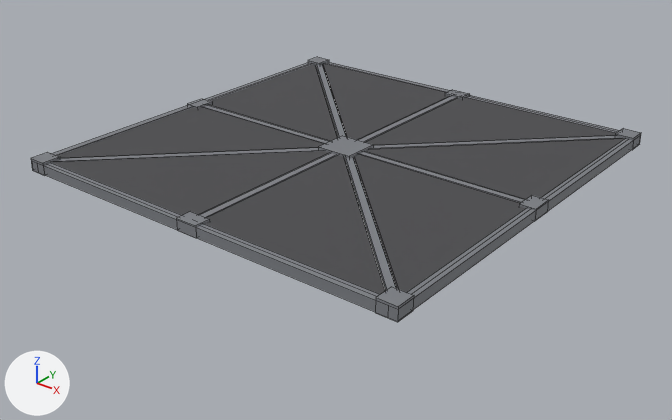
The OBJ model assets/models/equipment/cobretty_er5_reactor/LOD2/reactor_cooling_pad.obj as it was, and as the next commit left it.
One viewpoint serves both versions: a 50 mm lens placed at (13.56, -17.35, 12.15), pointed at (0.1, -0.53, 1.72). The axes (+X, +Y, +Z) are drawn at lower left. The lights are the same throughout. The first picture is the older version. Mesh edges are drawn as thin lines. Where no turn or scale is listed for an object, it has been applied to the vertices. Vertices at exactly the same position are counted once.

Names of what the first picture shows: 'reactor_cooling_pad'.
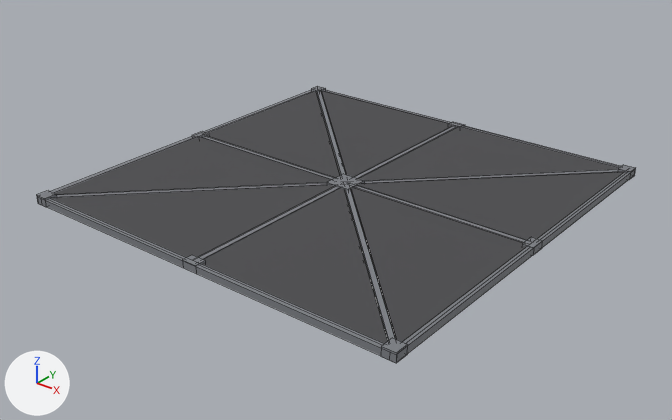
What differs and where, as boxes [x1, y1, x2, y2] in the pictures (672 x 420 px; the box of a moved part takes in the faces that stretch with it):
'reactor_cooling_pad', reshaped
    before: [31, 57, 641, 322]
    after: [36, 86, 636, 363]
part 1 of me_reactor_cooling_pad, moved or reshaped
    before: [318, 136, 374, 160]
    after: [327, 174, 365, 191]
part 2 of me_reactor_cooling_pad, moved or reshaped
    before: [375, 287, 414, 322]
    after: [381, 338, 408, 363]
part 3 of me_reactor_cooling_pad, moved or reshaped
    before: [31, 152, 60, 175]
    after: [36, 191, 57, 207]
part 4 of me_reactor_cooling_pad, moved or reshaped
    before: [308, 57, 329, 69]
    after: [311, 86, 326, 94]
part 5 of me_reactor_cooling_pad, moved or reshaped
    before: [615, 129, 641, 150]
    after: [618, 165, 636, 180]
part 6 of me_reactor_cooling_pad, moved or reshaped
    before: [519, 195, 549, 221]
    after: [522, 237, 543, 255]
part 7 of me_reactor_cooling_pad, moved or reshaped
    before: [187, 99, 213, 109]
    after: [192, 131, 209, 139]
part 8 of me_reactor_cooling_pad, moved or reshaped
    before: [176, 211, 210, 238]
    after: [182, 255, 206, 274]
part 9 of me_reactor_cooling_pad, moved or reshaped
    before: [445, 90, 470, 99]
    after: [448, 122, 465, 128]
part 10 of me_reactor_cooling_pad, moved or reshaped
    before: [354, 154, 526, 292]
    after: [351, 188, 526, 342]
part 11 of me_reactor_cooling_pad, moved or reshaped
    before: [205, 155, 385, 294]
    after: [203, 188, 387, 344]
part 12 of me_reactor_cooling_pad, moved or reshaped
    before: [59, 107, 323, 158]
    after: [55, 138, 330, 195]
part 13 of me_reactor_cooling_pad, moved or reshaped
    before: [53, 151, 329, 215]
    after: [51, 185, 335, 257]
part 14 of me_reactor_cooling_pad, moved or reshaped
    before: [209, 64, 338, 141]
    after: [207, 91, 340, 178]
part 15 of me_reactor_cooling_pad, moved or reshaped
    before: [323, 64, 450, 140]
    after: [322, 91, 451, 177]
part 16 of me_reactor_cooling_pad, moved or reshaped
    before: [365, 138, 624, 199]
    after: [359, 172, 624, 240]
part 17 of me_reactor_cooling_pad, moved or reshaped
    before: [366, 97, 616, 145]
    after: [359, 127, 618, 181]
part 18 of me_reactor_cooling_pad, moved or reshaped
    before: [44, 62, 633, 312]
    after: [45, 90, 630, 356]

The change, as a list of edits to the scene's bpy script:
```text
Change me_reactor_cooling_pad:
    remove me_reactor_cooling_pad.from_pydata(...)  # 184 vertices, 148 faces; spans x -5.51..5.51, y -5.51..5.51, z 2.99..3.32
    add me_reactor_cooling_pad.from_pydata(...)  # 184 vertices, 148 faces; spans x -5.51..5.51, y -5.51..5.51, z 2.09..2.32
    me_reactor_cooling_pad part 1: the loose piece of 8 vertices spanning x -0.5..0.5, y -0.5..0.5, z 3.0..3.3 is scaled about the mesh origin by 0.7
    me_reactor_cooling_pad part 2: the loose piece of 8 vertices spanning x 5.01..5.51, y -5.51..-5.01, z 2.99..3.32 is scaled about its middle by 0.7, then moved by (0.07, -0.07, -0.95)
    me_reactor_cooling_pad part 3: the loose piece of 8 vertices spanning x -5.51..-5.01, y -5.51..-5.01, z 2.99..3.32 is scaled about its middle by 0.7, then moved by (-0.07, -0.07, -0.95)
    me_reactor_cooling_pad part 4: the loose piece of 8 vertices spanning x -5.51..-5.01, y 5.01..5.51, z 2.99..3.32 is scaled about its middle by 0.7, then moved by (-0.07, 0.07, -0.95)
    me_reactor_cooling_pad part 5: the loose piece of 8 vertices spanning x 5.01..5.51, y 5.01..5.51, z 2.99..3.32 is scaled about its middle by 0.7, then moved by (0.07, 0.07, -0.95)
    me_reactor_cooling_pad part 6: the loose piece of 8 vertices spanning x 5.09..5.51, y -0.3..0.3, z 3.0..3.29 is scaled about its middle by 0.7, then moved by (0.06, 0.0, -0.94)
    me_reactor_cooling_pad part 7: the loose piece of 8 vertices spanning x -5.51..-5.09, y -0.3..0.3, z 3.0..3.29 is scaled about its middle by 0.7, then moved by (-0.06, 0.0, -0.94)
    me_reactor_cooling_pad part 8: the loose piece of 8 vertices spanning x -0.3..0.3, y -5.51..-5.09, z 3.0..3.29 is scaled about its middle by 0.7, then moved by (0.0, -0.06, -0.94)
    me_reactor_cooling_pad part 9: the loose piece of 8 vertices spanning x -0.3..0.3, y 5.09..5.51, z 3.0..3.29 is scaled about its middle by 0.7, then moved by (0.0, 0.06, -0.94)
    me_reactor_cooling_pad part 10: the loose piece of 6 vertices spanning x 0.31..5.37, y -5.19..-0.13, z 3.04..3.24 is scaled about its middle by (1.03, 1.03, 0.7), then moved by (-0.03, -0.03, -0.94)
    me_reactor_cooling_pad part 11: the loose piece of 6 vertices spanning x 0.13..5.19, y -5.37..-0.31, z 3.04..3.24 is scaled about its middle by (1.03, 1.03, 0.7), then moved by (0.03, 0.03, -0.94)
    me_reactor_cooling_pad part 12: the loose piece of 6 vertices spanning x -5.37..-0.31, y -5.19..-0.13, z 3.04..3.24 is scaled about its middle by (1.03, 1.03, 0.7), then moved by (0.03, -0.03, -0.94)
    me_reactor_cooling_pad part 13: the loose piece of 6 vertices spanning x -5.19..-0.13, y -5.37..-0.31, z 3.04..3.24 is scaled about its middle by (1.03, 1.03, 0.7), then moved by (-0.03, 0.03, -0.94)
    me_reactor_cooling_pad part 14: the loose piece of 6 vertices spanning x -5.37..-0.31, y 0.13..5.19, z 3.04..3.24 is scaled about its middle by (1.03, 1.03, 0.7), then moved by (0.03, 0.03, -0.94)
    me_reactor_cooling_pad part 15: the loose piece of 6 vertices spanning x -5.19..-0.13, y 0.31..5.37, z 3.04..3.24 is scaled about its middle by (1.03, 1.03, 0.7), then moved by (-0.03, -0.03, -0.94)
    me_reactor_cooling_pad part 16: the loose piece of 6 vertices spanning x 0.31..5.37, y 0.13..5.19, z 3.04..3.24 is scaled about its middle by (1.03, 1.03, 0.7), then moved by (-0.03, 0.03, -0.94)
    me_reactor_cooling_pad part 17: the loose piece of 6 vertices spanning x 0.13..5.19, y 0.31..5.37, z 3.04..3.24 is scaled about its middle by (1.03, 1.03, 0.7), then moved by (0.03, -0.03, -0.94)
    me_reactor_cooling_pad part 18: 64 of 184 vertices moved; they spanned x -5.5..5.5, y -5.5..5.5, z 3.0..3.25 and now span x -5.5..5.5, y -5.5..5.5, z 2.1..2.28; mean shift (0.0, 0.0, -0.93); largest move (-5.28, -5.28, 3.25) -> (-5.35, -5.35, 2.28)
```
